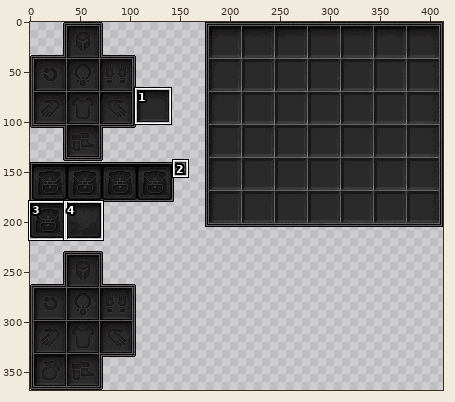
Sprite sheet: images/eq.png. Above, an overview of the earlier version with the close-up marked.
Close-up. Before the commit:
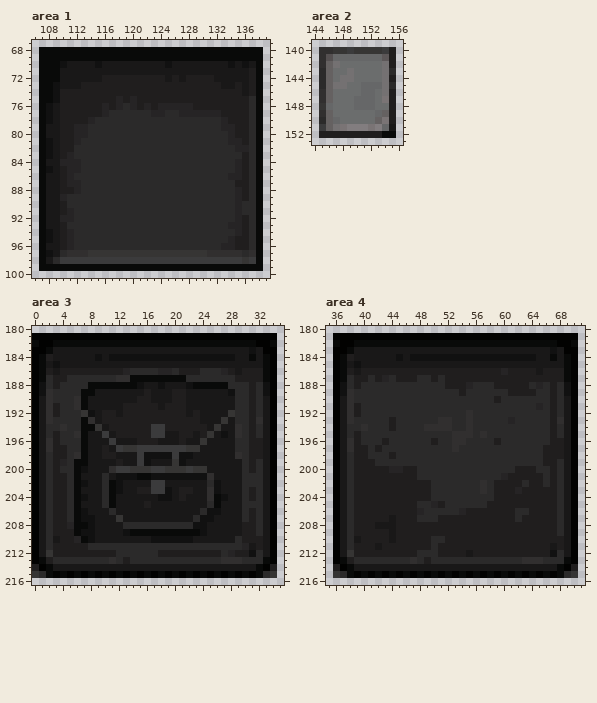
The file is 413x368 pixels. Colours within 5 levels of each other are drawn and written as one. Shown: area 1: x 106..139, y 67..100; area 2: x 144..156, y 139..153; area 3: x 0..35, y 180..216; area 4: x 35..71, y 180..216. The commit also changed other parts of the picture, which this record leaves out.
Once edited:
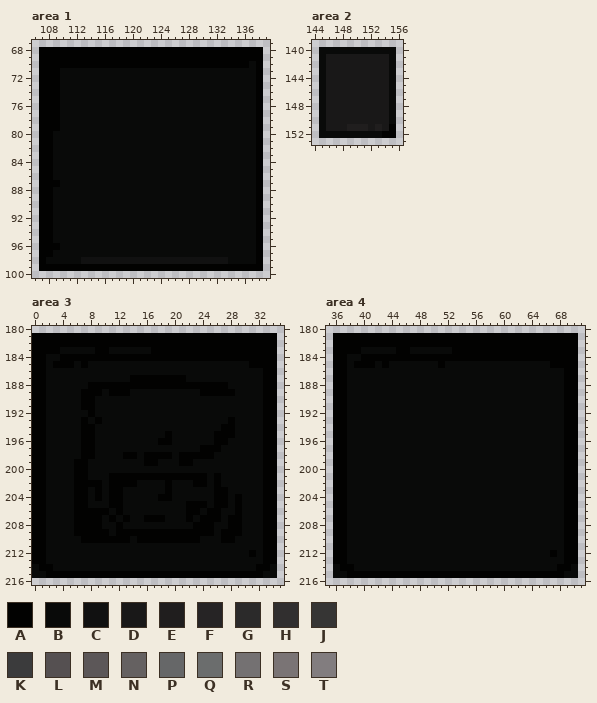
Palette (. is transparent): A #020201  B #090a09  C #111111  D #191818  E #201e1e  F #262425  G #2b2a2a  H #312f2f  J #363534  K #3b3b3c  L #555051  M #5c5758  N #656161  P #666768  Q #6b6d6d  R #747172  S #7a7475  T #827d7f
Difference:
Changed rows in their new state; - is an unchanged pixel.
Area 1:
first column x 107:
 68 AAAAAAAAAAAAAAAAAAAAAAAAAAAAAAAA
 69 AAAAAAAAAAAAAAAAAAAAAAAAAAAAAAAA
 70 AAAAAAAAAAAAAAAAAAAAAAAAAAAAAABA
 71 AAABBBBBBBBBBBBBBBBBBBBBBBBBBBBA
 72 AAABBBBBBBBBBBBBBBBBBBBBBBBBBBBA
 73 AAABBBBBBBBBBBBBBBBBBBBBBBBBBBBA
 74 AAABBBBBBBBBBBBBBBBBBBBBBBBBBBBA
 75 AAABBBBBBBBBBBBBBBBBBBBBBBBBBBBA
 76 AAABBBBBBBBBBBBBBBBBBBBBBBBBBBBA
 77 AAABBBBBBBBBBBBBBBBBBBBBBBBBBBBA
 78 AAABBBBBBBBBBBBBBBBBBBBBBBBBBBBA
 79 AAABBBBBBBBBBBBBBBBBBBBBBBBBBBBA
 80 AABBBBBBBBBBBBBBBBBBBBBBBBBBBBBA
 81 AABBBBBBBBBBBBBBBBBBBBBBBBBBBBBA
 82 AABBBBBBBBBBBBBBBBBBBBBBBBBBBBBA
 83 AABBBBBBBBBBBBBBBBBBBBBBBBBBBBBA
 84 AABBBBBBBBBBBBBBBBBBBBBBBBBBBBBA
 85 AABBBBBBBBBBBBBBBBBBBBBBBBBBBBBA
 86 AABBBBBBBBBBBBBBBBBBBBBBBBBBBBBA
 87 AAABBBBBBBBBBBBBBBBBBBBBBBBBBBBA
 88 AABBBBBBBBBBBBBBBBBBBBBBBBBBBBBA
 89 AABBBBBBBBBBBBBBBBBBBBBBBBBBBBBA
 90 AABBBBBBBBBBBBBBBBBBBBBBBBBBBBBA
 91 AABBBBBBBBBBBBBBBBBBBBBBBBBBBBBA
 92 AABBBBBBBBBBBBBBBBBBBBBBBBBBBBBA
 93 AABBBBBBBBBBBBBBBBBBBBBBBBBBBBBA
 94 AABBBBBBBBBBBBBBBBBBBBBBBBBBBBBA
 95 AABBBBBBBBBBBBBBBBBBBBBBBBBBBBBA
 96 AAABBBBBBBBBBBBBBBBBBBBBBBBBBBBA
 97 AABBBBBBBBBBBBBBBBBBBBBBBBBBBBBA
 98 ABBBBBCCCCCCCCCCCCCCCCCCCCCBBBBA
 99 AAAAAAAAAAAAAAAAAAAAAAAAAAAAAAAA
Area 2:
first column x 145:
140 BBBBBBBBBBB
141 BDDDDDDDDDB
142 BDDDDDDDDDB
143 BDDDDDDDDDB
144 BDDDDDDDDDB
145 BDDDDDDDDDB
146 BDDDDDDDDDB
147 BDDDDDDDDDB
148 BDDDDDDDDDB
149 BDDDDDDDDDB
150 BDDDDDDDDDB
151 BDDDEEEDEDA
152 BBBBBBBBBAA
Area 3:
first column x 0:
182 A--AAAAAAAAAAAAAAAAAAAAAAAAAAAAA--A
183 --AABBBBBAABBBBBBAAAAAAAAAAAAAAAA--
184 -ABBAAAAAAAAAAAAAAAAAAAAAAAAAAAAAA-
185 -ABAAABABBBBBBBBBBBBBBBBBBBBBBBAAA-
186 -ABBBBBBBBBBBBBBBBBBBBBBBBBBBBBBBA-
187 -ABBBBBBBBBBBBAAAAAAAABBBBBBBBBBBA-
188 -ABBBBBBAAAAAAAAAAAAAAAAAAAABBBBBA-
189 -ABBBBBAAABAAABBBBBBBBBBAAAAABBBBA-
190 -ABBBBBAABBBBBBBBBBBBBBBBBBBBBBBBA-
191 -ABBBBBAABBBBBBBBBBBBBBBBBBBBBBBBA-
192 -ABBBBBBABBBBBBBBBBBBBBBBBBBBBBBBA-
193 -ABBBBBABABBBBBBBBBBBBBBBBBBABBBBA-
194 -ABBBBBAABBBBBBBBBBBBBBBBBBAABBBBA-
195 -ABBBBBAABBBBBBBBBBABBBBBBAAABBBBA-
196 -ABBBBBAABBBBBBBBBAABBBBBBAABBBBBA-
197 -ABBBBBAABBBBBBBBBBBBBBBAAABBBBBBA-
198 -ABBBBBAABBBBAABAAAABAAAAABBBBBBBA-
199 -ABBBBAABBBBBBBBAABBBAABBBBBBBBBBA-
200 -ABBBBAABBBBBBBBBBBBBBBBBBBBBBBBBA-
201 -ABBBBAABBBAAAAAAAAAAAAAABABBBBBBA-
202 -ABBBBAAAABAAAABBBBABBBAABABBBBBBA-
203 -ABBBBAABABAABBBBBBABBBBBBAABBBBBA-
204 -ABBBBAABABAABBBBBAABBBBBBAABABBBA-
205 -ABBBBAABBBAABBBBBBBBBAAABAABABBBA-
206 -ABBBBAAAAABABBBBBBBBBAABAABBABBBA-
207 -ABBBBAAAABABABBAAABBBABAAABAABBBA-
208 -ABBBBAAAABBABBBBBBBBBBAAABBAABBBA-
209 -ABBBBAAAAABAAAAAAAAAAAAAABAAABBBA-
210 -ABBBBBAAAAAAABAAAAAAAAABBBAABBBBA-
211 -ABBBBBBBBBBBBBBBBBBBBBBBBBBBBBBBA-
212 -ABBBBBBBBBBBBBBBBBBBBBBBBBBBBBABA-
213 -ABBBBBBBBBBBBBBBBBBBBBBBBBBBBBBBA-
214 B-ABBBBBBBBBBBBBBBBBBBBBBBBBBBBBA-B
215 BBA-A-A-A-A-A-A-A-A-A-A-A-A-A-A-ABB
Area 4:
first column x 36:
182 A--AAAAAAAAAAAAAAAAAAAAAAAAAAAAA--A
183 --AABBBBBAABBBBBBAAAAAAAAAAAAAAAA--
184 -ABBAAAAAAAAAAAAAAAAAAAAAAAAAAAAAA-
185 -ABAAABABBBBBBBABBBBBBBBBBBBBBBAAA-
186 -ABBBBBBBBBBBBBBBBBBBBBBBBBBBBBBBA-
187 -ABBBBBBBBBBBBBBBBBBBBBBBBBBBBBBBA-
188 -ABBBBBBBBBBBBBBBBBBBBBBBBBBBBBBBA-
189 -ABBBBBBBBBBBBBBBBBBBBBBBBBBBBBBBA-
190 -ABBBBBBBBBBBBBBBBBBBBBBBBBBBBBBBA-
191 -ABBBBBBBBBBBBBBBBBBBBBBBBBBBBBBBA-
192 -ABBBBBBBBBBBBBBBBBBBBBBBBBBBBBBBA-
193 -ABBBBBBBBBBBBBBBBBBBBBBBBBBBBBBBA-
194 -ABBBBBBBBBBBBBBBBBBBBBBBBBBBBBBBA-
195 -ABBBBBBBBBBBBBBBBBBBBBBBBBBBBBBBA-
196 -ABBBBBBBBBBBBBBBBBBBBBBBBBBBBBBBA-
197 -ABBBBBBBBBBBBBBBBBBBBBBBBBBBBBBBA-
198 -ABBBBBBBBBBBBBBBBBBBBBBBBBBBBBBBA-
199 -ABBBBBBBBBBBBBBBBBBBBBBBBBBBBBBBA-
200 -ABBBBBBBBBBBBBBBBBBBBBBBBBBBBBBBA-
201 -ABBBBBBBBBBBBBBBBBBBBBBBBBBBBBBBA-
202 -ABBBBBBBBBBBBBBBBBBBBBBBBBBBBBBBA-
203 -ABBBBBBBBBBBBBBBBBBBBBBBBBBBBBBBA-
204 -ABBBBBBBBBBBBBBBBBBBBBBBBBBBBBBBA-
205 -ABBBBBBBBBBBBBBBBBBBBBBBBBBBBBBBA-
206 -ABBBBBBBBBBBBBBBBBBBBBBBBBBBBBBBA-
207 -ABBBBBBBBBBBBBBBBBBBBBBBBBBBBBBBA-
208 -ABBBBBBBBBBBBBBBBBBBBBBBBBBBBBBBA-
209 -ABBBBBBBBBBBBBBBBBBBBBBBBBBBBBBBA-
210 -ABBBBBBBBBBBBBBBBBBBBBBBBBBBBBBBA-
211 -ABBBBBBBBBBBBBBBBBBBBBBBBBBBBBBBA-
212 -ABBBBBBBBBBBBBBBBBBBBBBBBBBBBBABA-
213 -ABBBBBBBBBBBBBBBBBBBBBBBBBBBBBBBA-
214 B-ABBBBBBBBBBBBBBBBBBBBBBBBBBBBBA-B
215 BBA-A-A-A-A-A-A-A-A-A-A-A-A-A-A-ABB
Changed places in both close-ups, as pixel boxes (x1, y1, x2, y2):
changed: (39, 47, 263, 271)
changed: (319, 47, 396, 138)
changed: (32, 340, 277, 578)
changed: (333, 340, 578, 578)
